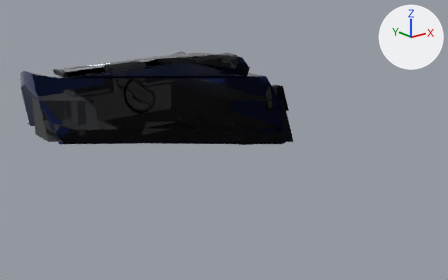
One commit to the glTF model glisteel/assets/cars/hero.glb: the scene before it, then after it.
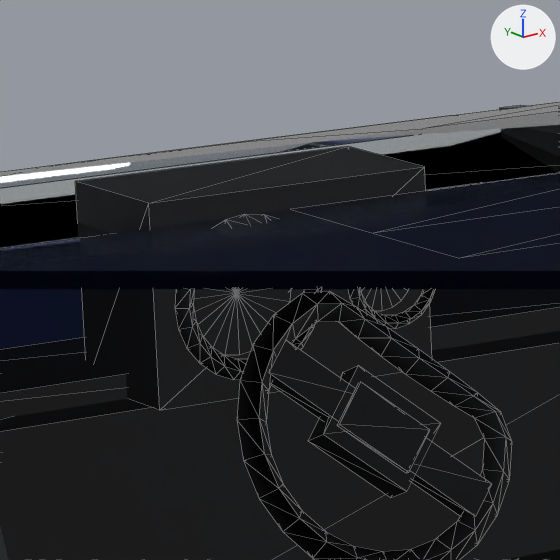
Each version is shown whole from a 50 mm lens placed at (-3.1, -4.522, 1.483), pointed at (0.259, -0.324, -0.197), then close up on the part from 21% to 36% of the width and 16% to 40% of the height. The lights are fixed; the arrows at upper right show +X, +Y and +Z. The last two pictures show the newer version. The close-ups show mesh edges as thin lines. Everything nearer to the camera than a plane just in front of the edit is cut away. Where no turn or scale is listed for an object, it has been applied to the vertices. Vertices at exactly the same position are counted once.

In view in the first close-up: 'body_shell', 'bonnet_shell', 'dash_binnacle', 'dash_sweep', 'glass', 'interior_tub', 'steering_wheel' and 2 more.
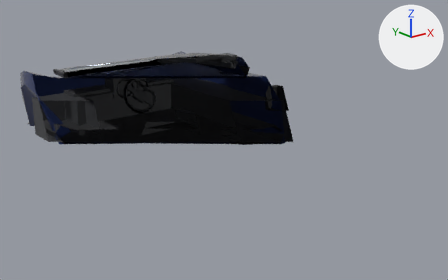
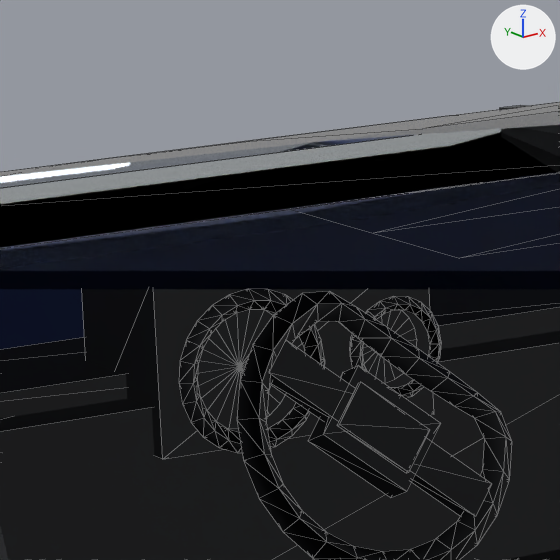
The change in detail:
me_hero_dash_binnacle is used by ob_dash_binnacle; location (0.0, 0.0, 0.0).
me_hero_dash_binnacle had 230 vertices, 408 faces and spanned x -0.19..0.19, y 0.808..1.04, z 0.09..0.34.
me_hero_dash_binnacle now has 230 vertices, 408 faces and spans x -0.19..0.19, y 0.808..1.04, z 0.03..0.25.
me_hero_dash_binnacle part 1: the loose piece of 8 vertices spanning x -0.19..0.19, y 0.86..1.04, z 0.09..0.34 is scaled about its middle by (1, 1, 0.88), then moved by (0.0, 0.0, -0.075).
me_hero_dash_binnacle part 2: the loose piece of 96 vertices spanning x -0.185..0.015, y 0.808..0.832, z 0.12..0.32 is moved by (0.0, 0.0, -0.09).
me_hero_dash_binnacle part 3: the loose piece of 25 vertices spanning x -0.16..-0.01, y 0.85, z 0.145..0.295 is moved by (0.0, 0.0, -0.09).
me_hero_dash_binnacle part 4: the loose piece of 80 vertices spanning x 0.05..0.18, y 0.812..0.828, z 0.155..0.285 is moved by (0.0, 0.0, -0.09).
me_hero_dash_binnacle part 5: the loose piece of 21 vertices spanning x 0.067..0.163, y 0.85, z 0.172..0.268 is moved by (0.0, 0.0, -0.09).

Changed parts and their boxes (x1, y1, x2, y2) in the close-ups (560 x 560 px; the box of a moved part takes in the faces that stretch with it):
'dash_binnacle', reshaped: before (75, 146, 436, 410); after (82, 289, 441, 459)
part 1 of me_hero_dash_binnacle, moved or reshaped: before (75, 146, 432, 410); after (90, 289, 434, 459)
part 2 of me_hero_dash_binnacle, moved or reshaped: before (175, 214, 321, 380); after (179, 289, 325, 453)
part 3 of me_hero_dash_binnacle, moved or reshaped: before (193, 289, 290, 355); after (197, 310, 285, 428)
part 4 of me_hero_dash_binnacle, moved or reshaped: before (348, 289, 436, 329); after (350, 296, 441, 398)
part 5 of me_hero_dash_binnacle, moved or reshaped: before (360, 289, 409, 311); after (349, 310, 417, 383)
